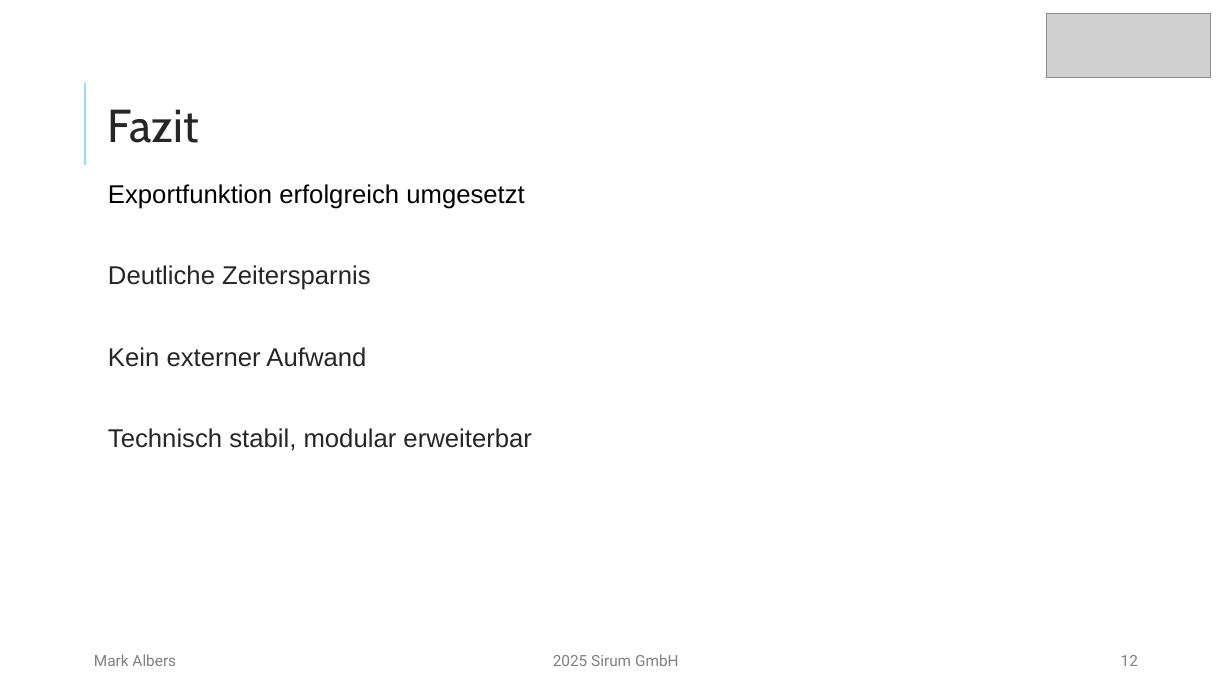
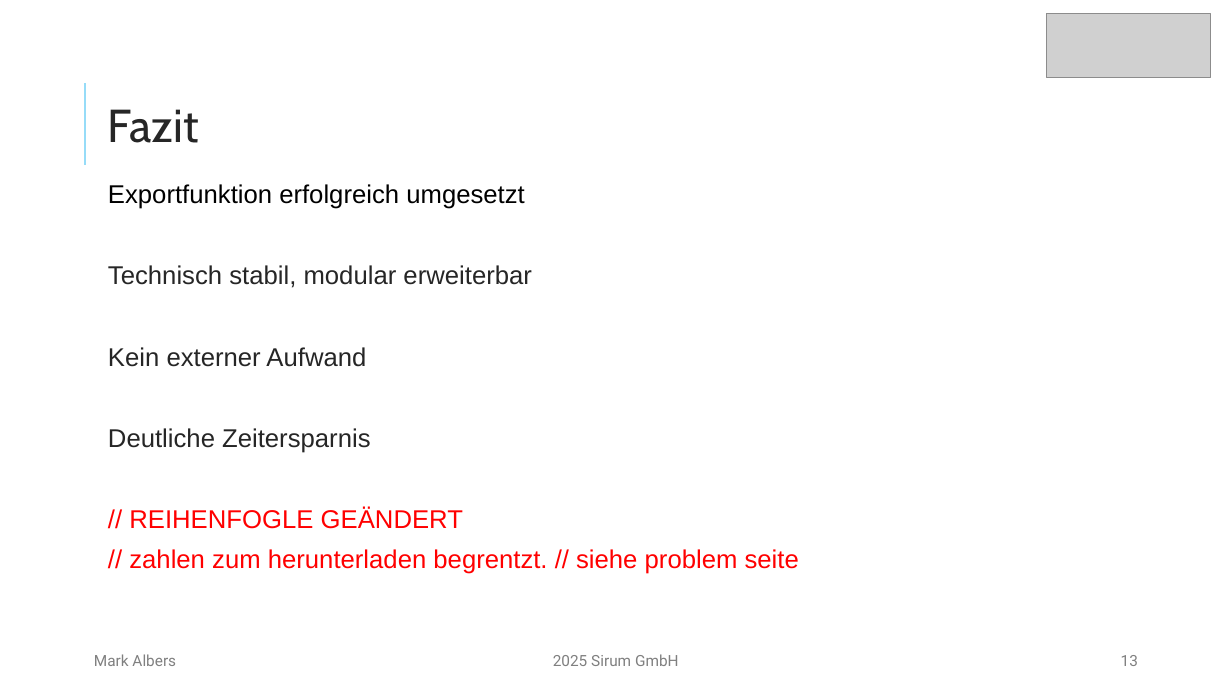
Before and after one commit to mork02/IHK-Projekt, a slide deck: slide 13 of Präsentation/Entwicklung eines Odoo-Moduls zur ZIP-komprimierten Dateiverwaltung im Dokumentenmanagementsystem.pptx (slide 12 before the commit). Drawn at 1232x693 pixels with LibreOffice and Linux fonts; fonts in the diff are those of the drawing; grey boxes stand for pictures. Boxes give left, top, right and bottom in pixels: in the first picture for what was removed or moved away, otherwise in the second. Text is boxed around its words. In the diff, an @@ line names an element or a change of style, - is before the commit and + after.

Commit message:
update

```diff
--- a/Präsentation/Entwicklung eines Odoo-Moduls zur ZIP-komprimierten Dateiverwaltung im Dokumentenmanagementsystem.pptx
+++ b/Präsentation/Entwicklung eines Odoo-Moduls zur ZIP-komprimierten Dateiverwaltung im Dokumentenmanagementsystem.pptx
@@ text at [108,265,531,367]: paragraphs added @@
+Technisch stabil, modular erweiterbar
+Kein externer Aufwand
@@ text at [129,507,799,574]: text changed; text colour #262626 to #FF0000 @@
-Kein externer Aufwand
-Technisch stabil, modular erweiterbar
+// REIHENFOGLE GEÄNDERT
+// zahlen zum herunterladen begrentzt. // siehe problem seite
@@ page number at [1121,655,1138,666]: text changed @@
-12
+13
```
Also in this commit, not shown: 5 other slides changed, 1 slide added.
